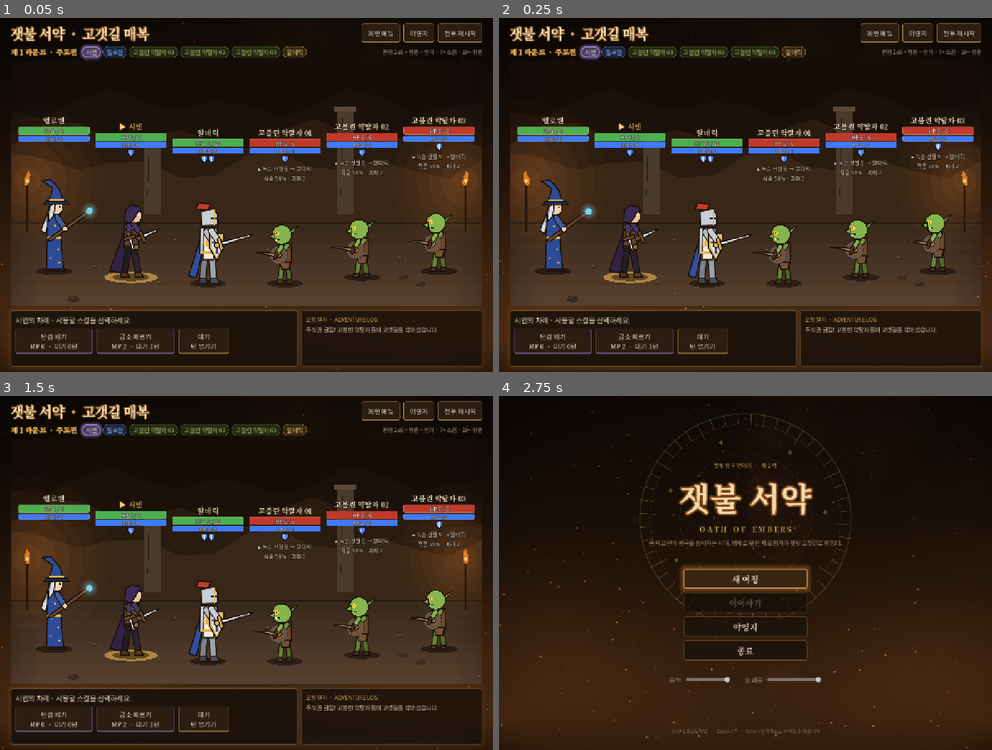
Above: before the commit, frames 1-4 (two rows, left to right).
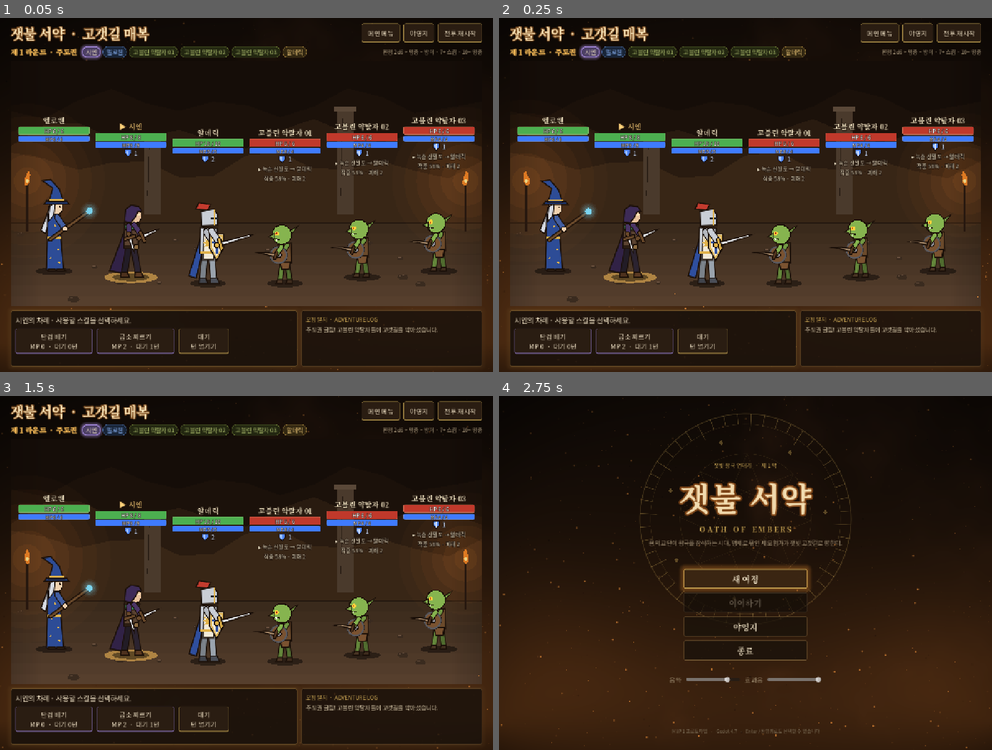
Above: after the commit, the same moments.

Repository: ryk9012-birdomi/asdf
Game: Godot game, scene res://scenes/battle/BattleScene.tscn
The game is run twice, just before and just after one commit, with the same random seed, the same clock (stepped at 60 frames per second) and the same inputs. This scene is started directly instead of the project's main scene.
Inputs:
- Up to frame 1 (0.05 s): no input
- Up to frame 2 (0.25 s): no input
- Up to frame 3 (1.5 s): click "전투 재시작" at 0.5 s; click "전투 재시작" at 1.25 s
- Up to frame 4 (2.75 s): click "메인 메뉴" at 2 s

The runs differ from the first frame. In frame 1, 0.2% of the frame differs, in the area x 25-91%, y 35-42%; in frame 2, 0.2%; in frame 3, 0.2%; in frame 4, nothing differs.

Commit message:
Show shield as one icon with its number
Co-Authored-By: Claude Opus 5.5 <noreply@anthropic.com>
Claude-Session: https://claude.ai/code/session_01TAduEFcqKaky7HDNCUzyv5

Diff:
--- a/godot/scripts/battle/FighterView.gd
+++ b/godot/scripts/battle/FighterView.gd
@@ -36,23 +36,20 @@
 
 
 class ShieldRow extends Control:
-	## Shield points as little kite shields; beyond six, one shield and a count.
+	## One shield icon with the shield points written beside it; hidden at zero.
 	var amount: int = 0
 
 	func _draw() -> void:
 		if amount <= 0:
 			return
-		var shown := mini(amount, 6)
-		var step := 19.0
 		var font := get_theme_default_font()
-		var extra := "×%d" % amount if amount > 6 else ""
-		var extra_width := font.get_string_size(extra, HORIZONTAL_ALIGNMENT_LEFT, -1, 14).x + 4.0 if amount > 6 else 0.0
-		var x := (size.x - shown * step - extra_width) / 2.0 + step / 2.0
-		for index in shown:
-			shield(Vector2(x + index * step, size.y / 2.0))
-		if amount > 6:
-			draw_string_outline(font, Vector2(x + shown * step - 6.0, size.y / 2.0 + 5.0), extra, HORIZONTAL_ALIGNMENT_LEFT, -1, 14, 4, FighterView.OUTLINE)
-			draw_string(font, Vector2(x + shown * step - 6.0, size.y / 2.0 + 5.0), extra, HORIZONTAL_ALIGNMENT_LEFT, -1, 14, Color("cfe0ff"))
+		var text := str(amount)
+		var width := font.get_string_size(text, HORIZONTAL_ALIGNMENT_LEFT, -1, 17).x
+		var left := (size.x - 20.0 - 5.0 - width) / 2.0
+		shield(Vector2(left + 10.0, size.y / 2.0))
+		var baseline := Vector2(left + 25.0, size.y / 2.0 + 6.0)
+		draw_string_outline(font, baseline, text, HORIZONTAL_ALIGNMENT_LEFT, -1, 17, 5, FighterView.OUTLINE)
+		draw_string(font, baseline, text, HORIZONTAL_ALIGNMENT_LEFT, -1, 17, Color("cfe0ff"))
 
 	func shield(center: Vector2) -> void:
 		var outline := PackedVector2Array([Vector2(-8, -9), Vector2(8, -9), Vector2(8, 1), Vector2(0, 10), Vector2(-8, 1)])
Not shown, changed: README.md
